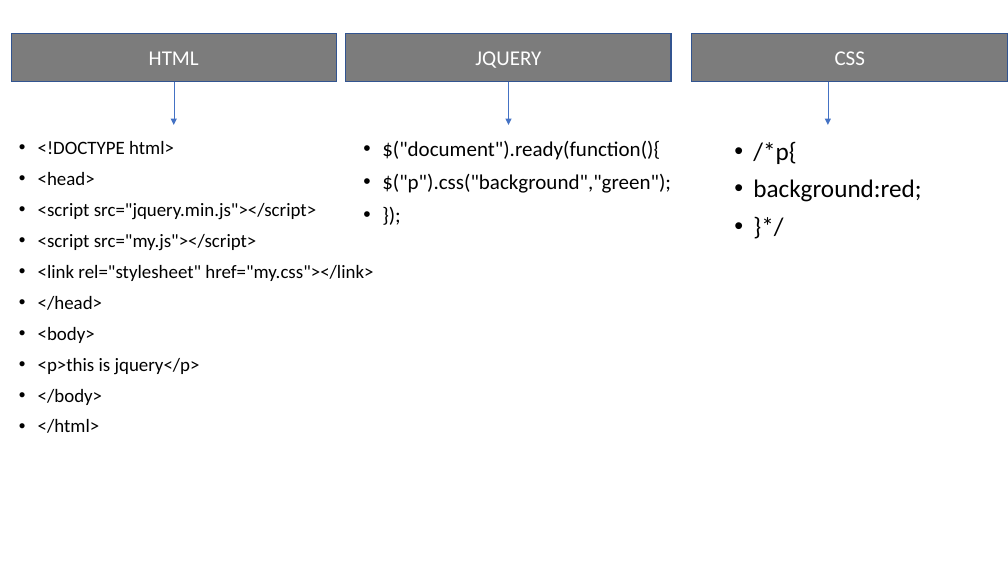
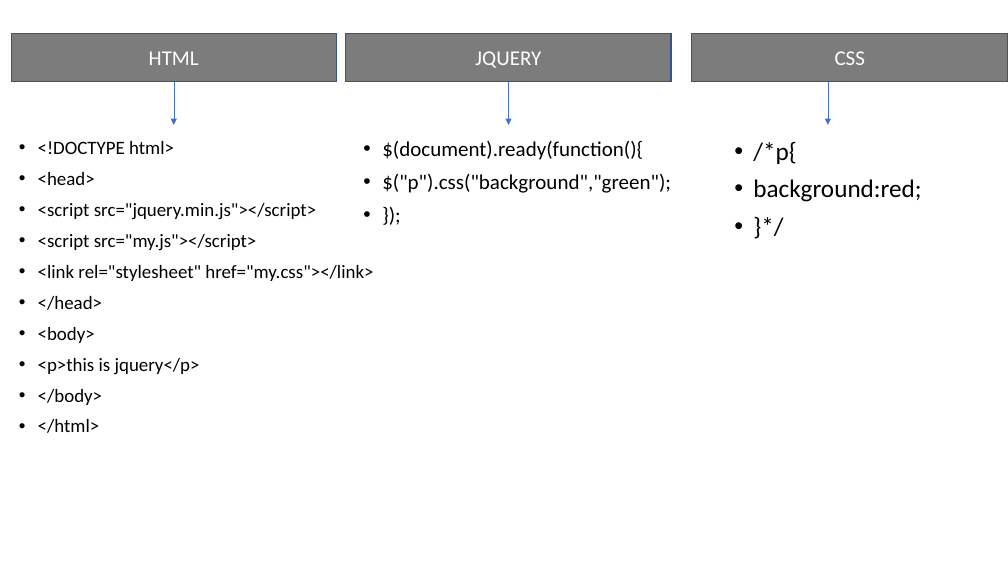
Before and after one commit to amantiwari8861/WebDesigningBasics, a slide deck: slide 11 of 04.JQuery/jquery.pptx. Drawn at 1008x567 pixels with LibreOffice and Linux fonts; fonts in the diff are those of the drawing. Boxes give left, top, right and bottom in pixels: in the first picture for what was removed or moved away, otherwise in the second. Text is boxed around its words. In the diff, an @@ line names an element or a change of style, - is before the commit and + after.

```diff
--- a/04.JQuery/jquery.pptx
+++ b/04.JQuery/jquery.pptx
@@ text at (382,140,643,160): text changed @@
-• $("document").ready(function(){
+• $(document).ready(function(){
```
Also in this commit, not shown: 1 other slide changed, 5 other files.
